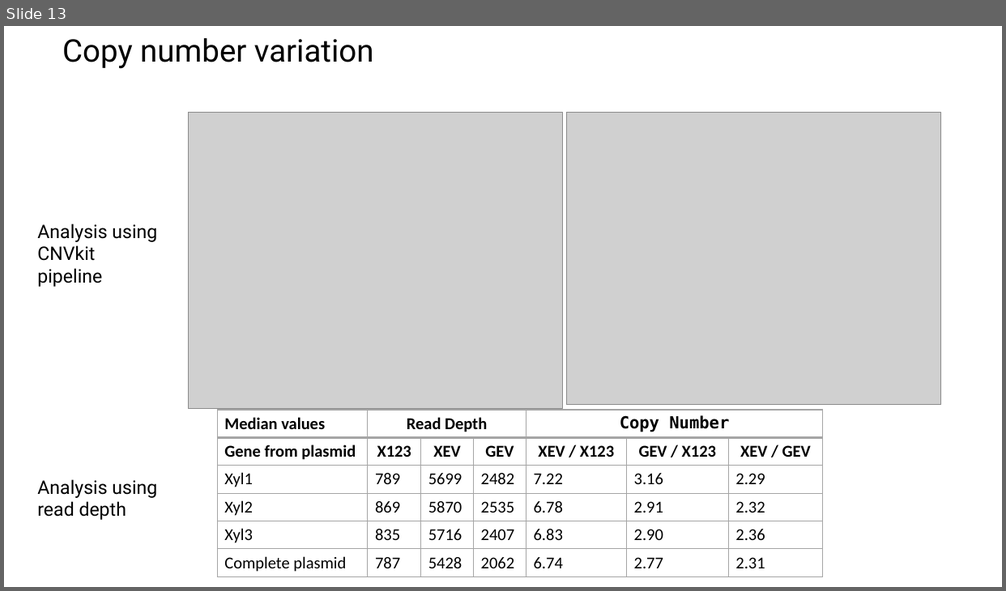
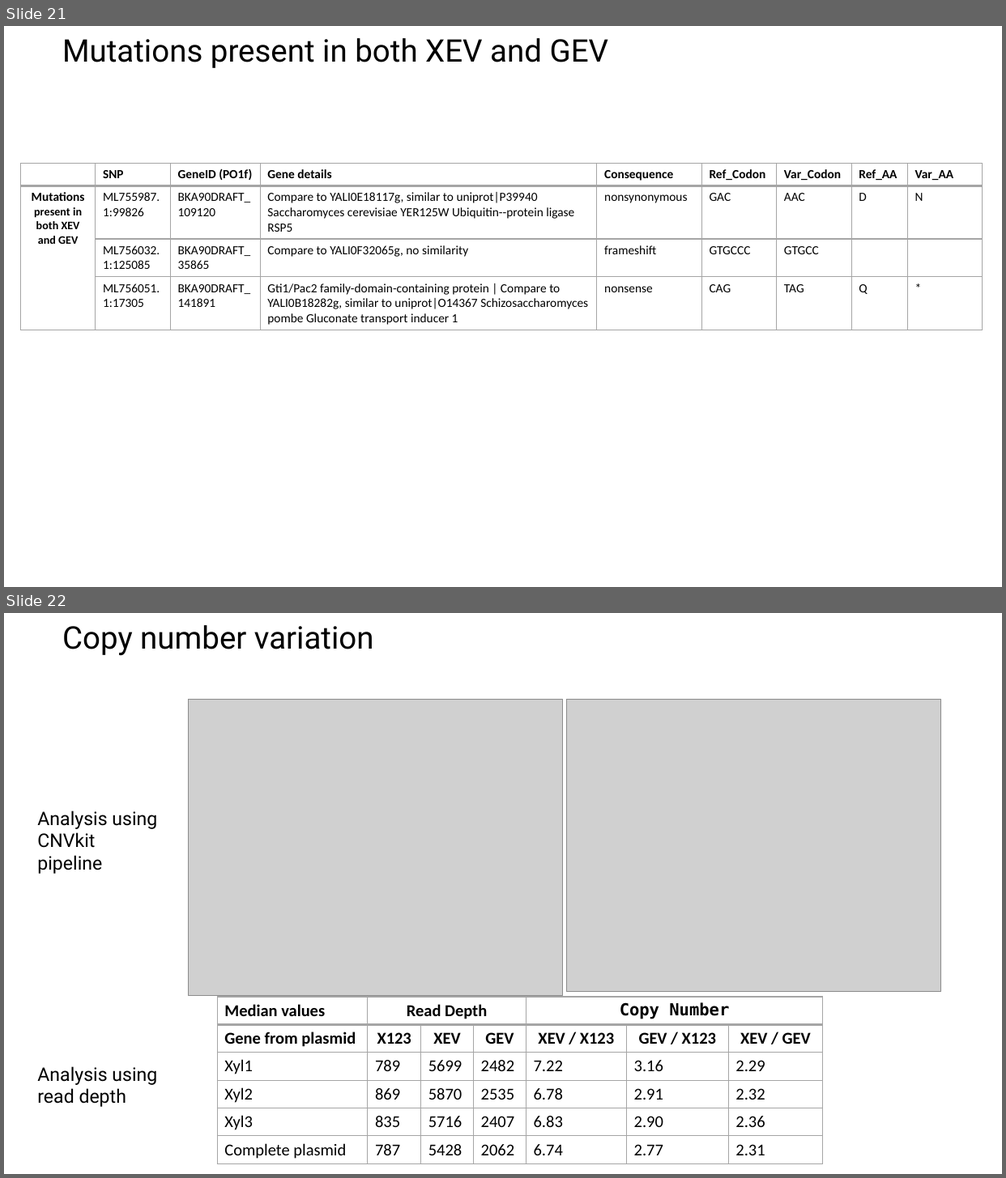
Before and after one commit to raogroupuiuc/yl_variantcalling, a slide deck: 20210511 Update - DNAseq YL.pptx. Shown one above the other, each under a label of ours: slide 13 before the commit, slides 21 and 22 after it. The pictures are 1006x591 and 1006x1178 pixels, drawn with LibreOffice and Linux fonts; fonts in the diff are those of the drawing; grey boxes stand for pictures; background and template pictures are left out. Boxes give left, top, right and bottom in pixels: in the first picture for what was removed or moved away, otherwise in the second. Text is boxed around its words. In the diff, an @@ line names an element or a change of style, - is before the commit and + after.

Commit message:
added mutation location in CDS and updated ppt

```diff
--- a/20210511 Update - DNAseq YL.pptx
+++ b/20210511 Update - DNAseq YL.pptx
@@ slide 21 added at (x1=4, y1=26, x2=1002, y2=587), background picture (left out) @@
@@ title added at (x1=62, y1=38, x2=609, y2=68), 30 pt, text #000000 @@
+Mutations present in both XEV and GEV
@@ table added at (x1=20, y1=163, x2=982, y2=328), 4 rows, 9 columns @@
+ | SNP | GeneID (PO1f) | Gene details | Consequence | Ref_Codon | Var_Codon | Ref_AA | Var_AA
+Mutations present in both XEV and GEV | ML755987.1:99826 | BKA90DRAFT_109120 | Compare to YALI0E18117g, similar to uniprot|P39940 Saccharomyces cerevisiae YER125W Ubiquitin--protein ligase RSP5 | nonsynonymous | GAC | AAC | D | N
+ | ML756032.1:125085 | BKA90DRAFT_35865 | Compare to YALI0F32065g, no similarity | frameshift | GTGCCC | GTGCC |  | 
+ | ML756051.1:17305 | BKA90DRAFT_141891 | Gti1/Pac2 family-domain-containing protein | Compare to YALI0B18282g, similar to uniprot|O14367 Schizosaccharomyces pombe Gluconate transport inducer 1 | nonsense | CAG | TAG | Q | *
@@ what was slide 13 is now slide 22 @@
```
Also in this commit, not shown: 9 other slides added, 1 slide removed, 1 other file.
